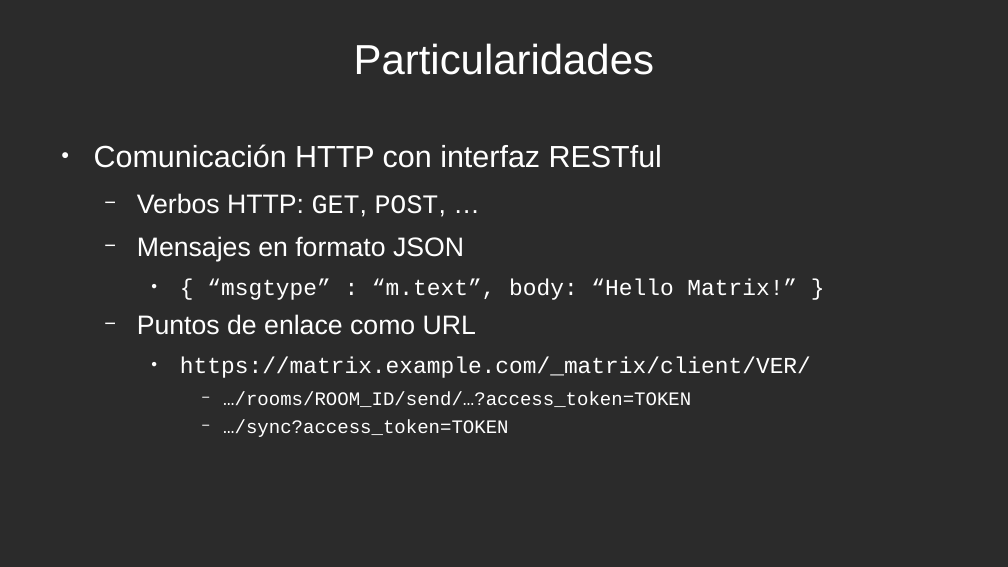
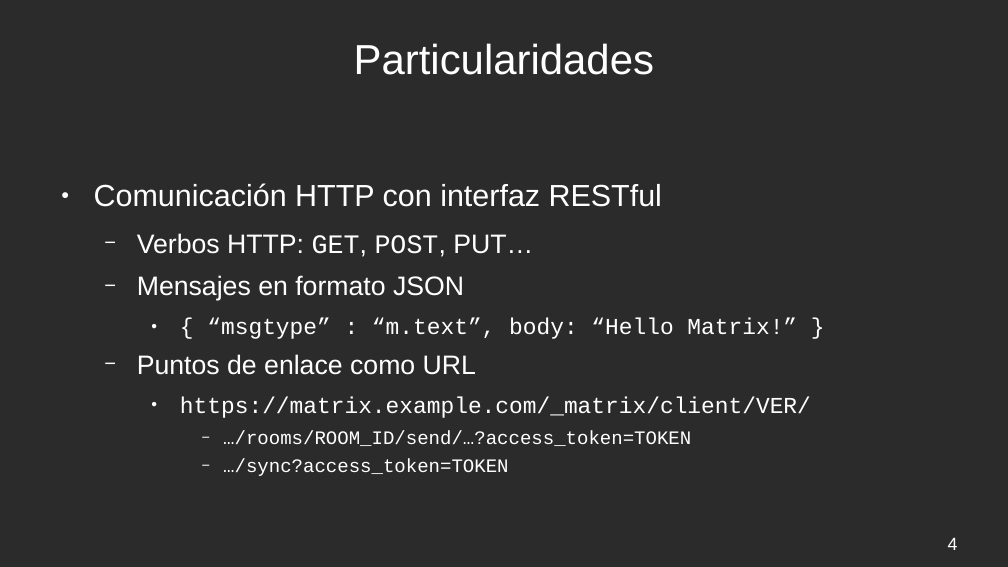
Before and after one commit to Alxe/UGR_FR, a slide deck: slide 4 of Matrix/matrix.odp (slide 3 before the commit). Drawn at 1008x567 pixels with LibreOffice and Linux fonts; fonts in the diff are those of the drawing; background and template pictures are left out; a plain dark background stands for a picture behind light text. Boxes give left, top, right and bottom in pixels: in the first picture for what was removed or moved away, otherwise in the second. Text is boxed around its words. In the diff, an @@ line names an element or a change of style, - is before the commit and + after.

Commit message:
Updated Matrix slides

```diff
--- a/Matrix/matrix.odp
+++ b/Matrix/matrix.odp
@@ text "Comunicación HTTP con interfaz RESTful" at <box>94,183,811,476</box>: vertical alignment top to middle @@
@@ text at <box>137,233,533,257</box>: text changed @@
-  − Verbos HTTP: GET, POST, …
+  − Verbos HTTP: GET, POST, PUT…
@@ page number added at <box>948,537,958,550</box>, 14 pt, text #FFFFFF @@
+4
```
Also in this commit, not shown: 7 other slides changed, 1 slide added, 1 other file.
